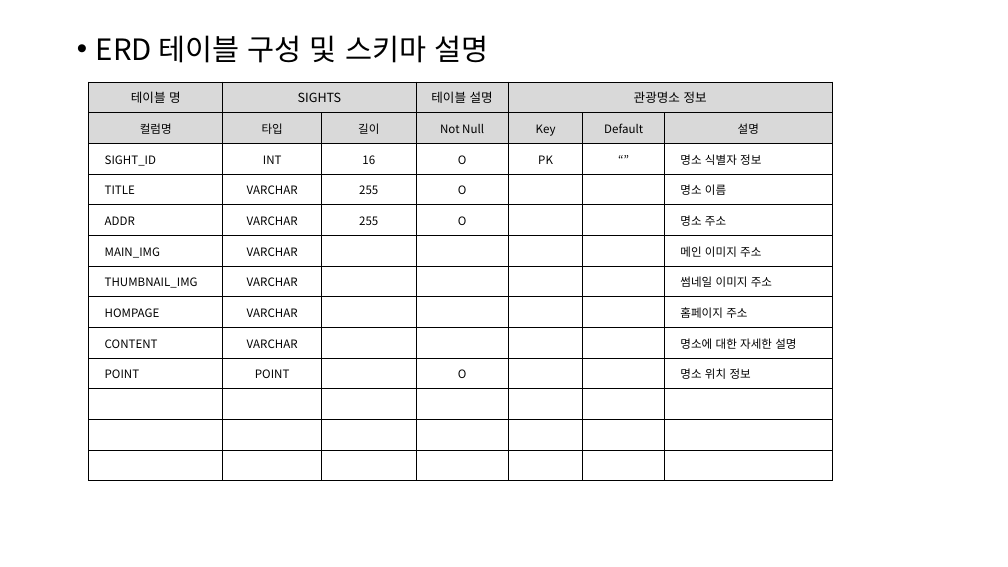
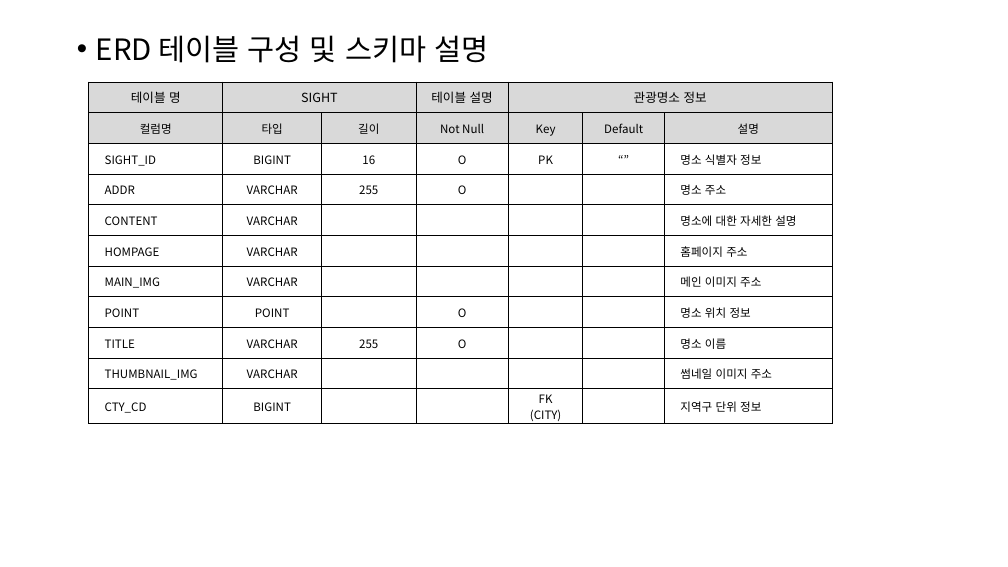
Before and after one commit to hahahahohohoho/mini_project, a slide deck: slide 34 of 빅데이터프로젝트계획서 (1).pptx (slide 32 before the commit). Drawn at 1008x567 pixels with LibreOffice and Linux fonts; fonts in the diff are those of the drawing. Boxes give left, top, right and bottom in pixels: in the first picture for what was removed or moved away, otherwise in the second. Text is boxed around its words. In the diff, an @@ line names an element or a change of style, - is before the commit and + after.

```diff
--- a/빅데이터프로젝트계획서 (1).pptx
+++ b/빅데이터프로젝트계획서 (1).pptx
@@ table at [88, 82, 833, 425] @@
-row 1, column 2: SIGHTS
+row 1, column 2: SIGHT
-row 3: SIGHT_ID | INT | 16 | O | PK | “” | 명소 식별자 정보
+row 3: SIGHT_ID | BIGINT | 16 | O | PK | “” | 명소 식별자 정보
+row 4: ADDR | VARCHAR | 255 | O |  |  | 명소 주소
+row 5: CONTENT | VARCHAR |  |  |  |  | 명소에 대한 자세한 설명
+row 6: HOMPAGE | VARCHAR |  |  |  |  | 홈페이지 주소
+row 7: MAIN_IMG | VARCHAR |  |  |  |  | 메인 이미지 주소
+row 8: POINT | POINT |  | O |  |  | 명소 위치 정보
-row 5: ADDR | VARCHAR | 255 | O |  |  | 명소 주소
-row 6: MAIN_IMG | VARCHAR |  |  |  |  | 메인 이미지 주소
-row 8: HOMPAGE | VARCHAR |  |  |  |  | 홈페이지 주소
-row 9: CONTENT | VARCHAR |  |  |  |  | 명소에 대한 자세한 설명
-row 10: POINT | POINT |  | O |  |  | 명소 위치 정보
-row 11:  |  |  |  |  |  | 
-row 12:  |  |  |  |  |  | 
-row 13:  |  |  |  |  |  | 
+row 11: CTY_CD | BIGINT |  |  | FK (CITY) |  | 지역구 단위 정보
```
Also in this commit, not shown: 13 other slides changed, 4 slides added, 11 other files.
